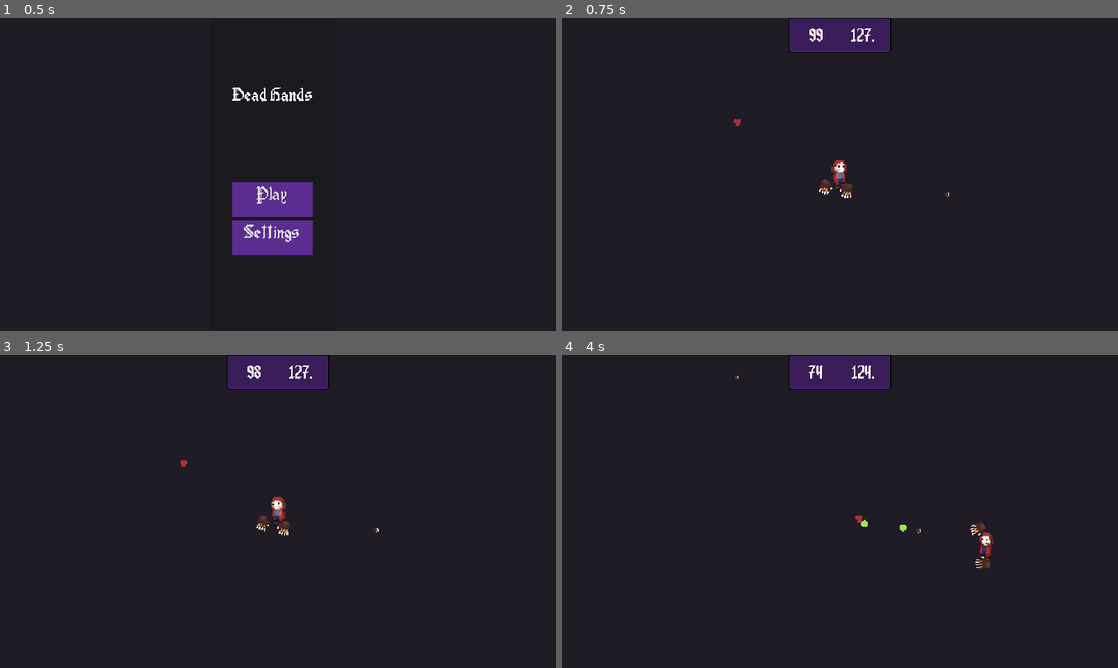
Above: before the commit, frames 1-4 (two rows, left to right).
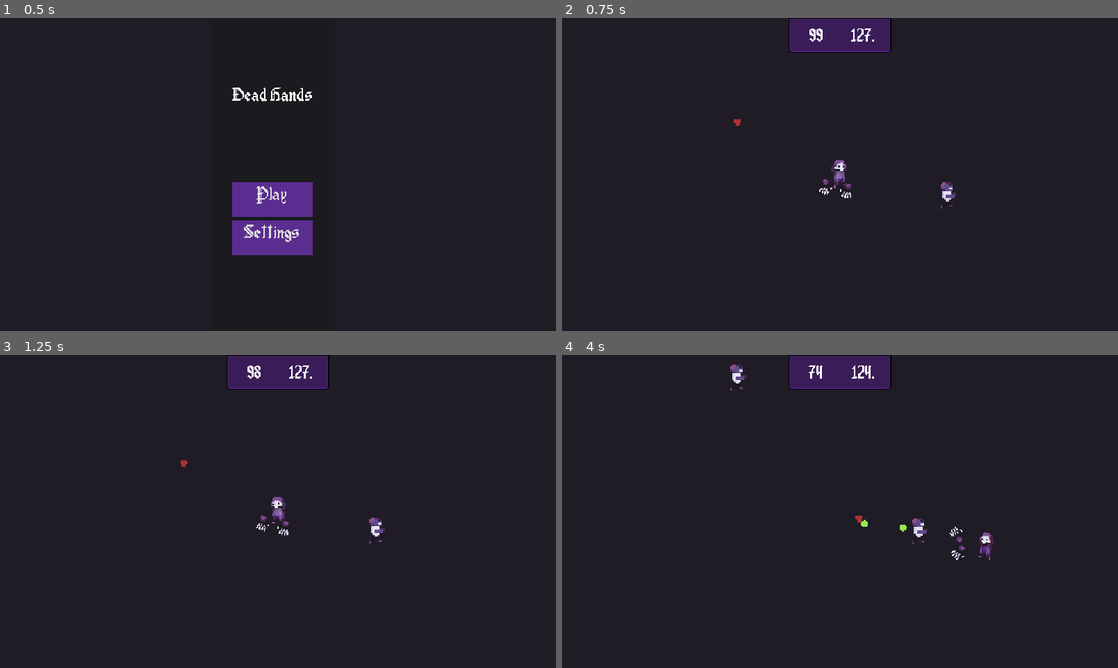
Above: after the commit, the same moments.

Repository: Diego-G-Sanchez/necro-bullet-hell
Game: Godot game, scene res://ui/start_screen.tscn
The game is run twice, just before and just after one commit, with the same random seed, the same clock (stepped at 60 frames per second) and the same inputs.
Inputs (mouse positions are in pixels of both pictures, inside the frame that each line leads up to):
- Up to frame 1 (0.5 s): no input
- Up to frame 2 (0.75 s): click "Play" at 0.5 s
- Up to frame 3 (1.25 s): no input
- Up to frame 4 (4 s): move the mouse to (962, 495) at 1.27 s; hold D (move_right) 1.28-2.03 s; click (962, 495) at 1.35 s; tap 1 (go_wolf) at 1.55, 2.1, 3.05 s; move the mouse to (728, 527) at 2.02 s; hold S (move_down) 2.03-2.78 s; click (728, 527) at 2.3 s; move the mouse to (895, 442) at 2.77 s; hold D (move_right) 2.78-3.53 s; click (895, 442) at 2.85 s; move the mouse to (812, 574) at 3.52 s; hold W (move_up) from 3.53 s (still down); right-click (812, 574) at 3.6 s; click (812, 574) at 3.8 s

Frame 1 is identical in both runs. In frame 2, 0.4% of the frame differs, in the area x 46-71%, y 45-61%; in frame 3, 0.4%; in frame 4, 0.6%, in the area x 30-78%, y 3-69%.

Commit message:
added sounds stuff

Diff:
--- a/enemies/zombie/zombie.tscn
+++ b/enemies/zombie/zombie.tscn
@@ -4,7 +4,7 @@
 [ext_resource type="PackedScene" uid="uid://cq8hn0s5svofn" path="res://components/health/health.tscn" id="1_hfuf0"]
 [ext_resource type="Script" uid="uid://dciw2d4b2myip" path="res://components/hurtbox/hurt_box.gd" id="2_bwstf"]
 [ext_resource type="Script" uid="uid://dyifetepnbpij" path="res://components/hitbox/hit_box.gd" id="3_20vm6"]
-[ext_resource type="Texture2D" uid="uid://dipgu25pyvfr6" path="res://assets/hand_l.png" id="4_bwstf"]
+[ext_resource type="Texture2D" uid="uid://c731gyge3e2ay" path="res://assets/zombie.png" id="5_20vm6"]
 
 [sub_resource type="CircleShape2D" id="CircleShape2D_smehm"]
 radius = 47.15413
@@ -44,7 +44,8 @@
 shape = SubResource("CircleShape2D_hrxsu")
 
 [node name="Sprite2D" type="Sprite2D" parent="." unique_id=682747211]
-texture = ExtResource("4_bwstf")
+scale = Vector2(4, 4)
+texture = ExtResource("5_20vm6")
 
 [node name="CollisionShape2D" type="CollisionShape2D" parent="." unique_id=227911424]
 shape = SubResource("CircleShape2D_bwstf")
--- a/project.godot
+++ b/project.godot
@@ -17,6 +17,7 @@
 [autoload]
 
 Globals="*uid://bd5r3rby3f86c"
+Sfx="*res://sfx.gd"
 
 [display]
 
--- a/scenes/hand_rig.gd
+++ b/scenes/hand_rig.gd
@@ -10,6 +10,8 @@
 @export var parry_anim: AnimationPlayer
 
 signal dash_used
+
+const WOLF_SLASH_SFX := preload("res://sounds/sfx/wolfattack.wav")
 
 func _process(_delta: float) -> void:
 	if Input.is_action_just_pressed("action1"):
@@ -41,8 +43,8 @@
 
 func switch_to_wolf():
 	player.hand_state = player.Hands.Wolf
-	$HandL.texture = preload("res://assets/hand_l.png")
-	$HandR.texture = preload("res://assets/hand_r.png")
+	$HandL.texture = preload("res://assets/hand_l_werewolf.png")
+	$HandR.texture = preload("res://assets/hand_r_werewolf.png")
 
 func switch_to_sharp():
 	player.hand_state = player.Hands.Shooter
@@ -57,6 +59,7 @@
 func wolf_slash():
 	if player.wolf_claw_cd <= 0.0:
 		$AnimationPlayer.play("wolf_slash_2")
+		Sfx.play(WOLF_SLASH_SFX, global_position)
 		player.sm.change_score(-player.sm.config.slash_cost, global_position)
 		#Configure hitbox damage
 		meleeHB.set_damage(player.sm.config.slash_damage)
@@ -100,11 +103,10 @@
 	b.dir = (get_global_mouse_position() - player.global_position).normalized()
 	get_tree().root.add_child(b)
 
-#
-#func _on_animation_player_animation_started(anim_name: StringName) -> void:
-	#if anim_name == "wolf_slash_2":
-		#$MeleeHitBox/CollisionShape2D.disabled = false
-#
-#func _on_animation_player_animation_finished(anim_name: StringName) -> void:
-	#if anim_name == "wolf_slash_2":
-		#$MeleeHitBox/CollisionShape2D.disabled = true
+func _on_animation_player_animation_started(anim_name: StringName) -> void:
+	if anim_name == "wolf_slash_2":
+		$MeleeHitBox/CollisionShape2D.disabled = false
+
+func _on_animation_player_animation_finished(anim_name: StringName) -> void:
+	if anim_name == "wolf_slash_2":
+		$MeleeHitBox/CollisionShape2D.disabled = true
--- a/scenes/player.tscn
+++ b/scenes/player.tscn
@@ -1,79 +1,15 @@
 [gd_scene format=3 uid="uid://egsep8g1epv"]
 
 [ext_resource type="Script" uid="uid://bvx0igyjf7bc2" path="res://scripts/player.gd" id="1_player"]
-[ext_resource type="Texture2D" uid="uid://bim3rj8nfd03w" path="res://assets/necromancer.png" id="2_necro"]
-[ext_resource type="Texture2D" uid="uid://dipgu25pyvfr6" path="res://assets/hand_l.png" id="3_handl"]
+[ext_resource type="Texture2D" uid="uid://c0rsdk68md16k" path="res://assets/necromancer.png" id="2_necro"]
 [ext_resource type="Script" uid="uid://c3hfelrxossy4" path="res://scenes/hand_rig.gd" id="3_smehm"]
-[ext_resource type="Texture2D" uid="uid://qaend1tkon7" path="res://assets/hand_r.png" id="4_handr"]
+[ext_resource type="Texture2D" uid="uid://dcg38lq60fptu" path="res://assets/hand_l_werewolf.png" id="4_y4r1p"]
+[ext_resource type="Texture2D" uid="uid://bfm6gfp4k0a8g" path="res://assets/hand_r_werewolf.png" id="5_d2wvv"]
 [ext_resource type="Script" uid="uid://dciw2d4b2myip" path="res://components/hurtbox/hurt_box.gd" id="5_qlg0r"]
 [ext_resource type="PackedScene" uid="uid://cq8hn0s5svofn" path="res://components/health/health.tscn" id="6_fjrip"]
 [ext_resource type="Script" uid="uid://dyifetepnbpij" path="res://components/hitbox/hit_box.gd" id="7_fjrip"]
 [ext_resource type="Texture2D" uid="uid://xe62rnbx6c6k" path="res://assets/circle1.png" id="9_ur7pv"]
 [ext_resource type="Script" uid="uid://b7ucvftwk60fe" path="res://scenes/parry.gd" id="9_y4r1p"]
-
-[sub_resource type="AtlasTexture" id="AtlasTexture_f0"]
-atlas = ExtResource("2_necro")
-region = Rect2(0, 0, 24, 24)
-
-[sub_resource type="AtlasTexture" id="AtlasTexture_f1"]
-atlas = ExtResource("2_necro")
-region = Rect2(24, 0, 24, 24)
-
-[sub_resource type="AtlasTexture" id="AtlasTexture_f2"]
-atlas = ExtResource("2_necro")
-region = Rect2(48, 0, 24, 24)
-
-[sub_resource type="AtlasTexture" id="AtlasTexture_f3"]
-atlas = ExtResource("2_necro")
-region = Rect2(72, 0, 24, 24)
-
-[sub_resource type="AtlasTexture" id="AtlasTexture_f4"]
-atlas = ExtResource("2_necro")
-region = Rect2(96, 0, 24, 24)
-
-[sub_resource type="AtlasTexture" id="AtlasTexture_f5"]
-atlas = ExtResource("2_necro")
-region = Rect2(120, 0, 24, 24)
-
-[sub_resource type="AtlasTexture" id="AtlasTexture_f6"]
-atlas = ExtResource("2_necro")
-region = Rect2(144, 0, 24, 24)
-
-[sub_resource type="AtlasTexture" id="AtlasTexture_f7"]
-atlas = ExtResource("2_necro")
-region = Rect2(168, 0, 24, 24)
-
-[sub_resource type="SpriteFrames" id="SpriteFrames_body"]
-animations = [{
-"frames": [{
-"duration": 1.0,
-"texture": SubResource("AtlasTexture_f0")
-}, {
-"duration": 1.0,
-"texture": SubResource("AtlasTexture_f1")
-}, {
-"duration": 1.0,
-"texture": SubResource("AtlasTexture_f2")
-}, {
-"duration": 1.0,
-"texture": SubResource("AtlasTexture_f3")
-}, {
-"duration": 1.0,
-"texture": SubResource("AtlasTexture_f4")
-}, {
-"duration": 1.0,
-"texture": SubResource("AtlasTexture_f5")
-}, {
-"duration": 1.0,
-"texture": SubResource("AtlasTexture_f6")
-}, {
-"duration": 1.0,
-"texture": SubResource("AtlasTexture_f7")
-}],
-"loop": 1,
-"name": &"bob",
-"speed": 10.0
-}]
 
 [sub_resource type="CircleShape2D" id="CircleShape2D_body"]
 radius = 16.0
@@ -128,18 +64,6 @@
 "update": 0,
 "values": [0.0]
 }
-tracks/4/type = "value"
-tracks/4/imported = false
-tracks/4/enabled = true
-tracks/4/path = NodePath("%MeleeHitBox/CollisionShape2D:disabled")
-tracks/4/interp = 1
-tracks/4/loop_wrap = true
-tracks/4/keys = {
-"times": PackedFloat32Array(0),
-"transitions": PackedFloat32Array(1),
-"update": 1,
-"values": [true]
-}
 
 [sub_resource type="Animation" id="Animation_ur7pv"]
 resource_name = "wolf_slash"
@@ -171,7 +95,7 @@
 
 [sub_resource type="Animation" id="Animation_d2wvv"]
 resource_name = "wolf_slash_2"
-length = 0.43333334
+length = 0.38
 tracks/0/type = "value"
 tracks/0/imported = false
 tracks/0/enabled = true
@@ -179,10 +103,10 @@
 tracks/0/interp = 1
 tracks/0/loop_wrap = true
 tracks/0/keys = {
-"times": PackedFloat32Array(0.03333336, 0.13333334, 0.20000003, 0.26666668, 0.43333334),
-"transitions": PackedFloat32Array(1, 1, 1, 5.278033, 2.6390176),
-"update": 0,
-"values": [Vector2(0, -25), Vector2(-25.605, -32.52), Vector2(-13.525, -74.905), Vector2(10.93, 4.81), Vector2(0, -25)]
+"times": PackedFloat32Array(0, 0.08, 0.105, 0.13, 0.2, 0.34),
+"transitions": PackedFloat32Array(0.5, 1, 1, 0.5, -2, 1),
+"update": 0,
+"values": [Vector2(0, -25), Vector2(-14, -40), Vector2(20, -34), Vector2(36, 16), Vector2(40, 24), Vector2(0, -25)]
 }
 tracks/1/type = "value"
 tracks/1/imported = false
@@ -191,10 +115,10 @@
 tracks/1/interp = 1
 tracks/1/loop_wrap = true
 tracks/1/keys = {
-"times": PackedFloat32Array(0.03333336, 0.13333334, 0.20000003, 0.26666668, 0.43333334),
-"transitions": PackedFloat32Array(1, 1, 1, 2.1435468, 1),
-"update": 0,
-"values": [Vector2(0, 25), Vector2(-25.995, 37.035), Vector2(-15.665, 63.895), Vector2(10.97, -8.23), Vector2(0, 25)]
+"times": PackedFloat32Array(0, 0.09, 0.135, 0.16, 0.23, 0.38),
+"transitions": PackedFloat32Array(0.5, 1, 1, 0.5, -2, 1),
+"update": 0,
+"values": [Vector2(0, 25), Vector2(-14, 40), Vector2(20, 34), Vector2(36, -16), Vector2(40, -24), Vector2(0, 25)]
 }
 tracks/2/type = "value"
 tracks/2/imported = false
@@ -203,10 +127,10 @@
 tracks/2/interp = 1
 tracks/2/loop_wrap = true
 tracks/2/keys = {
-"times": PackedFloat32Array(0.03333336, 0.13333334, 0.20000002, 0.43333334),
-"transitions": PackedFloat32Array(1, 1, 1, 1),
-"update": 0,
-"values": [0.0, 0.0, 0.7853981633974483, 0.0]
+"times": PackedFloat32Array(0, 0.08, 0.105, 0.13, 0.2, 0.34),
+"transitions": PackedFloat32Array(0.5, 1, 1, 0.5, -2, 1),
+"update": 0,
+"values": [0.0, -0.6, 0.2, 1.0, 1.15, 0.0]
 }
 tracks/3/type = "value"
 tracks/3/imported = false
@@ -215,22 +139,10 @@
 tracks/3/interp = 1
 tracks/3/loop_wrap = true
 tracks/3/keys = {
-"times": PackedFloat32Array(0.03333336, 0.13333334, 0.20000002, 0.43333334),
-"transitions": PackedFloat32Array(1, 1, 1, 1),
-"update": 0,
-"values": [0.0, 0.0, -0.7853981633974483, 0.0]
-}
-tracks/4/type = "value"
-tracks/4/imported = false
-tracks/4/enabled = true
-tracks/4/path = NodePath("%MeleeHitBox/CollisionShape2D:disabled")
-tracks/4/interp = 1
-tracks/4/loop_wrap = true
-tracks/4/keys = {
-"times": PackedFloat32Array(0.26666668, 0.43333334),
-"transitions": PackedFloat32Array(1, 1),
-"update": 1,
-"values": [false, true]
+"times": PackedFloat32Array(0, 0.09, 0.135, 0.16, 0.23, 0.38),
+"transitions": PackedFloat32Array(0.5, 1, 1, 0.5, -2, 1),
+"update": 0,
+"values": [0.0, 0.6, -0.2, -1.0, -1.15, 0.0]
 }
 
 [sub_resource type="AnimationLibrary" id="AnimationLibrary_y4r1p"]
@@ -312,7 +224,7 @@
 
 [sub_resource type="Animation" id="Animation_3v2ag"]
 resource_name = "Parry"
-length = 0.19999999999999998
+length = 0.2
 tracks/0/type = "value"
 tracks/0/imported = false
 tracks/0/enabled = true
@@ -335,7 +247,7 @@
 "times": PackedFloat32Array(0, 0.099999994, 0.13333334),
 "transitions": PackedFloat32Array(1, 1, 1),
 "update": 0,
-"values": [10.0, 100.0, 118.07000000000001]
+"values": [10.0, 100.0, 118.07]
 }
 tracks/2/type = "value"
 tracks/2/imported = false
@@ -439,11 +351,9 @@
 health_component = NodePath("Health")
 hand_radius = 26.0
 
-[node name="Body" type="AnimatedSprite2D" parent="." unique_id=1086287996]
+[node name="Body" type="Sprite2D" parent="." unique_id=1086287996]
 scale = Vector2(4, 4)
-sprite_frames = SubResource("SpriteFrames_body")
-animation = &"bob"
-frame_progress = 0.1839565
+texture = ExtResource("2_necro")
 
 [node name="CollisionShape2D" type="CollisionShape2D" parent="." unique_id=1105357055]
 position = Vector2(0, 16)
@@ -458,13 +368,13 @@
 [node name="HandL" type="Sprite2D" parent="HandRig" unique_id=1868323931]
 position = Vector2(0, -25)
 scale = Vector2(2, 2)
-texture = ExtResource("3_handl")
+texture = ExtResource("4_y4r1p")
 offset = Vector2(6, 0)
 
 [node name="HandR" type="Sprite2D" parent="HandRig" unique_id=1416843035]
 position = Vector2(0, 25)
 scale = Vector2(2, 2)
-texture = ExtResource("4_handr")
+texture = ExtResource("5_d2wvv")
 offset = Vector2(6, 0)
 
 [node name="AnimationPlayer" type="AnimationPlayer" parent="HandRig" unique_id=1830999441]
--- a/scripts/player.gd
+++ b/scripts/player.gd
@@ -29,11 +29,7 @@
 @export var aim_speed := 22.0
 @export var body_faces_mouse := true
 
-@export_group("Animation")
-## Bob playback speed while walking. The bob is stopped entirely while idle.
-@export var walk_anim_speed := 1.6
-
-@onready var body: AnimatedSprite2D = $Body
+@onready var body: Sprite2D = $Body
 @onready var hand_rig: Node2D = $HandRig
 @onready var hand_l: Sprite2D = $HandRig/HandL
 @onready var hand_r: Sprite2D = $HandRig/HandR
@@ -65,8 +61,6 @@
 
 
 func _ready() -> void:
-	# Starts stopped; the bob only runs while a movement key is held.
-	body.stop()
 	hand_l.position = Vector2(0, -hand_separation)
 	hand_r.position = Vector2(0, hand_separation)
 	_hand_offset = hand_radius
@@ -98,14 +92,6 @@
 		velocity = velocity.move_toward(Vector2.ZERO, friction * delta)
 
 	move_and_slide()
-
-
-	if input_dir != Vector2.ZERO:
-		body.speed_scale = walk_anim_speed
-		if not body.is_playing():
-			body.play("bob")
-	elif body.is_playing():
-		body.stop() # rewinds to frame 0, the neutral standing pose
 
 
 func _process(delta: float) -> void:
--- /dev/null
+++ b/sfx.gd
@@ -0,0 +1,15 @@
+extends Node
+
+## Autoload for one-shot sound effects. Spawns a player, plays it, frees itself.
+## Usage: Sfx.play(preload("res://sounds/sfx/whatever.wav"), global_position)
+
+func play(stream: AudioStream, sound_position: Vector2 = Vector2.ZERO, volume_db: float = 0.0) -> void:
+	if stream == null:
+		return
+	var player := AudioStreamPlayer2D.new()
+	player.stream = stream
+	player.volume_db = volume_db
+	player.position = sound_position
+	add_child(player)
+	player.finished.connect(player.queue_free)
+	player.play()
Not shown, removed: Gothic Pixels.ttf.import
Not shown, removed: assets/bat.png.import
Not shown, removed: assets/batbullet.png.import
Not shown, removed: assets/circle1.png.import
Not shown, removed: assets/hand_l.png.import
Not shown, removed: assets/hand_l_mage.png.import
Not shown, removed: assets/hand_l_sharp.png.import
Binary file added: assets/hand_l_werewolf.png
Not shown, removed: assets/hand_r.png.import
Binary file added: assets/hand_r_werewolf.png
Binary file changed: assets/necromancer.png
Not shown, removed: assets/necromancer.png.import
(and 8 more such lines)
